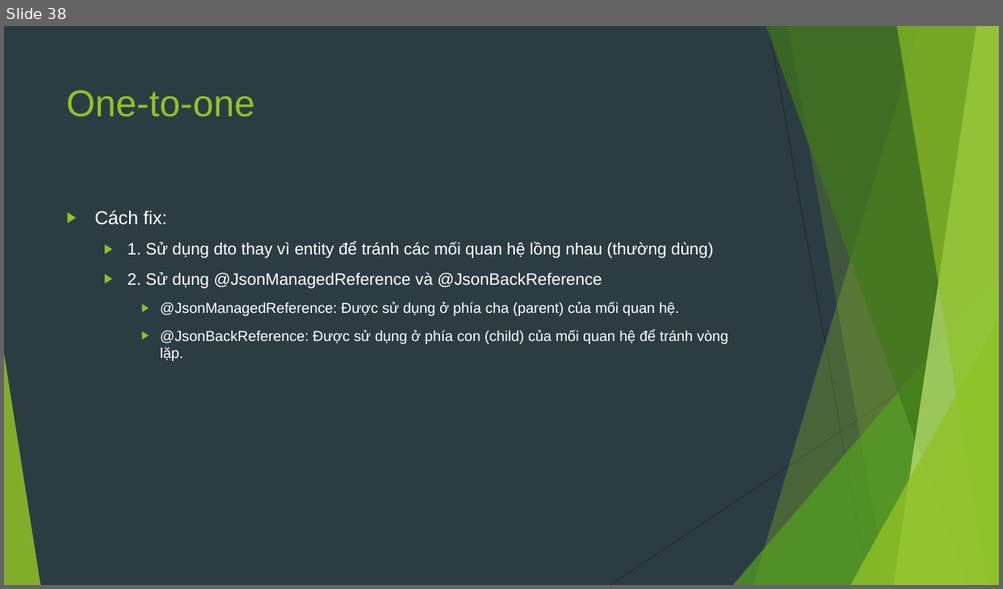
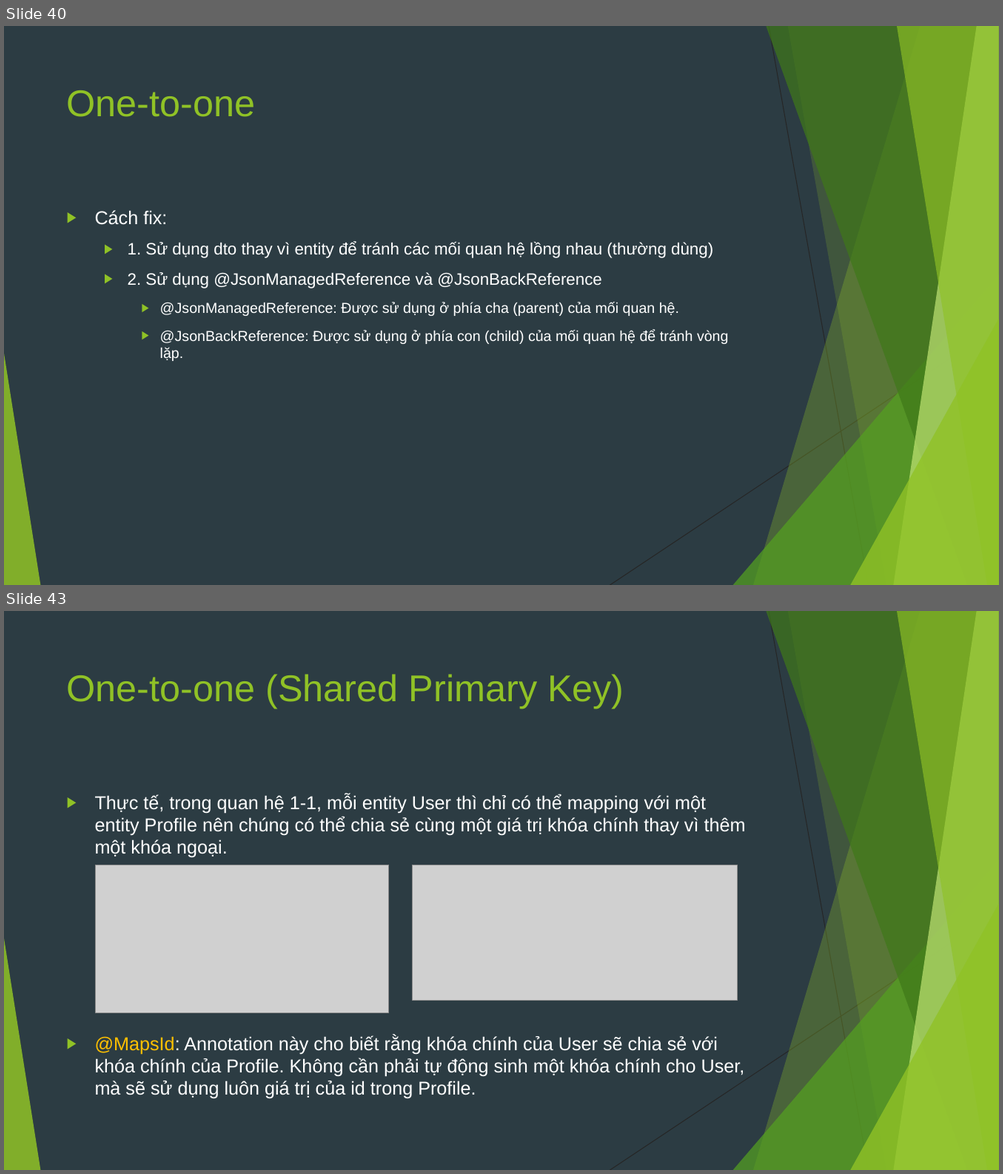
Before and after one commit to sobbingwind/SpringBoot, a slide deck: 07.Spring Data JPA.pptx. Shown one above the other, each under a label of ours: slide 38 before the commit, slides 40 and 43 after it; the slides between them are not shown. The pictures are 1003x589 and 1003x1174 pixels, drawn with LibreOffice and Linux fonts; fonts in the diff are those of the drawing; grey boxes stand for pictures. Boxes give left, top, right and bottom in pixels: in the first picture for what was removed or moved away, otherwise in the second. Text is boxed around its words. In the diff, an @@ line names an element or a change of style, - is before the commit and + after.

```diff
--- a/07.Spring Data JPA.pptx
+++ b/07.Spring Data JPA.pptx
@@ slide 43 added at box(4, 611, 999, 1170), background #2C3C43; not listed: 10 template elements that a slide beside it also shows @@
@@ title added at box(67, 674, 624, 709), 36 pt, text #90C226 @@
+One-to-one (Shared Primary Key)
@@ text added at box(95, 795, 745, 1099), 18 pt, text #FFFFFF @@
+▶ Thực tế, trong quan hệ 1-1, mỗi entity User thì chỉ có thể mapping với một entity Profile nên chúng có thể chia sẻ cùng một giá trị khóa chính thay vì thêm một khóa ngoại.
+▶ @MapsId: Annotation này cho biết rằng khóa chính của User sẽ chia sẻ với khóa chính của Profile. Không cần phải tự động sinh một khóa chính cho User, mà sẽ sử dụng luôn giá trị của id trong Profile.
@@ picture added at box(95, 865, 388, 1013) @@
@@ picture added at box(412, 865, 737, 1000) @@
@@ what was slide 38 is now slide 40 @@
```
Also in this commit, not shown: 4 slides changed, 6 other slides added.
